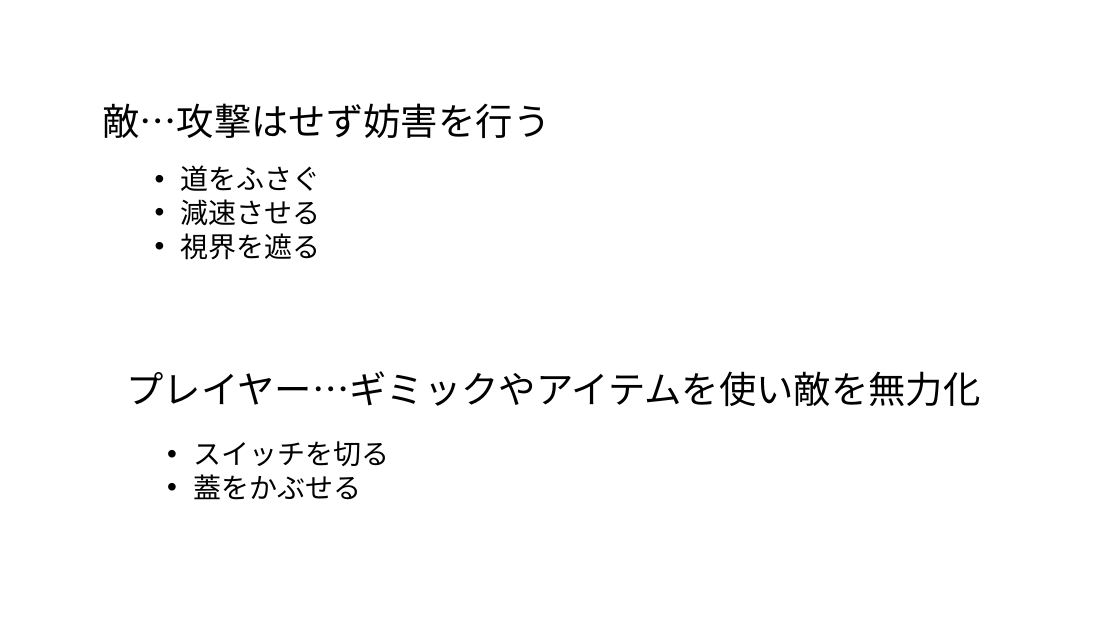
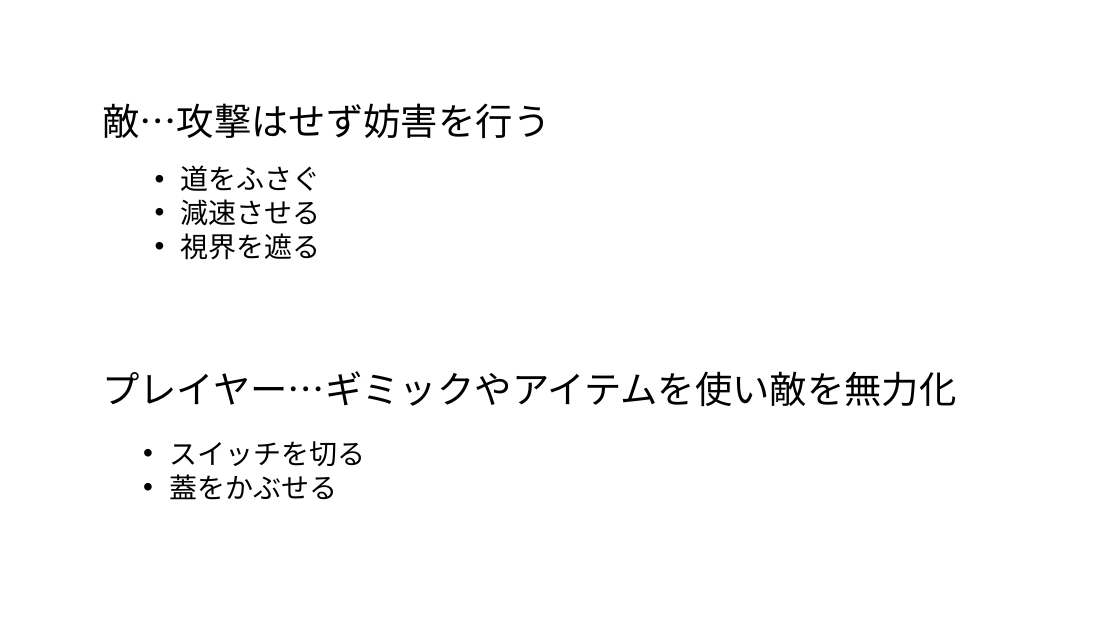
Before and after one commit to soushi1116/Employment, a slide deck: slide 4 of 企画書.pptx. Drawn at 1120x630 pixels with LibreOffice and Linux fonts; fonts in the diff are those of the drawing. Boxes give left, top, right and bottom in pixels: in the first picture for what was removed or moved away, otherwise in the second. Text is boxed around its words. In the diff, an @@ line names an element or a change of style, - is before the commit and + after.

```diff
--- a/企画書.pptx
+++ b/企画書.pptx
@@ text "プレイヤー…ギミックやアイテムを使い敵を無力化": place and size @@
-text "プレイヤー…ギミックやアイテムを使い敵を無力化" at <box>126,371,980,406</box>
+text "プレイヤー…ギミックやアイテムを使い敵を無力化" at <box>102,371,956,406</box>
@@ text "スイッチを切る": place and size @@
-text "スイッチを切る" at <box>193,441,389,500</box>
+text "スイッチを切る" at <box>169,441,365,500</box>
```
Also in this commit, not shown: 3 other slides changed.
